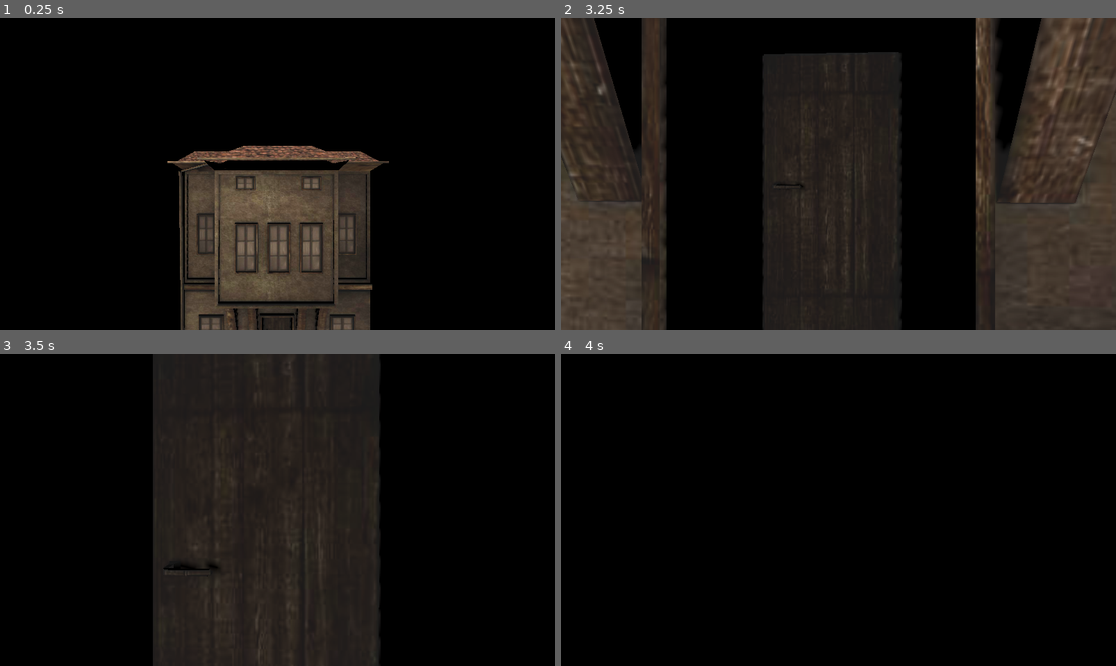
Above: before the commit, frames 1-4 (two rows, left to right).
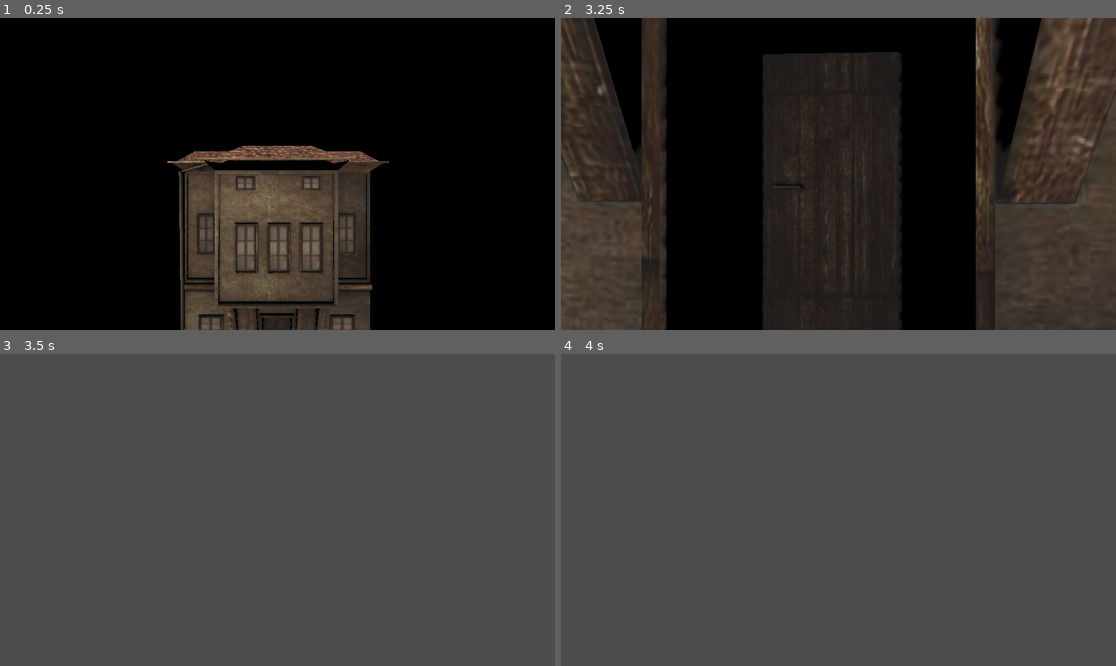
Above: after the commit, the same moments.

Repository: stoyse/Diddy-Neighborhood
Game: Godot game, scene res://world.tscn
Two runs of this game, one before a commit and one after it. Both use one fixed random seed, a clock stepped at 60 frames per second and the inputs below. The engine's default icon, where the game draws it, is replaced by a stand-in: a white triangle on a blue panel in a dark square.
Inputs (mouse positions are in pixels of both pictures, inside the frame that each line leads up to):
- Up to frame 1 (0.25 s): no input
- Up to frame 2 (3.25 s): move the mouse to (866, 174) at 0.52 s; hold W (move_forward) from 0.53 s (still down); tap Space (jump) at 0.77, 1.52, 3.02 s; move the mouse to (810, 174) at 1.27 s; move the mouse to (849, 167) at 2.02 s; move the mouse to (832, 180) at 2.77 s
- Up to frame 3 (3.5 s): keep holding W (move_forward)
- Up to frame 4 (4 s): keep holding W (move_forward); move the mouse to (877, 513) at 3.52 s; tap Space (jump) at 3.77 s

Frames 1-2 are identical in both runs. In frame 3, 100% of the frame differs, in the area x 0-100%, y 0-100%; in frame 4, 100%.

Commit message:
made it tp

Diff:
--- a/neighborhood-game/player.gd
+++ b/neighborhood-game/player.gd
@@ -42,3 +42,8 @@
 		velocity.y = jump_velocity
 
 	move_and_slide()
+
+
+func _on_area_3d_body_entered(body: Node3D) -> void:
+	if body.name == "player":
+		get_tree().change_scene_to_file("res://house.tscn")
--- a/neighborhood-game/world.tscn
+++ b/neighborhood-game/world.tscn
@@ -6,6 +6,9 @@
 
 [sub_resource type="BoxShape3D" id="BoxShape3D_gv5m4"]
 size = Vector3(30.665, 1, 32.2057)
+
+[sub_resource type="BoxShape3D" id="BoxShape3D_tlwt5"]
+size = Vector3(3.39594, 4.69922, 1)
 
 [sub_resource type="PanoramaSkyMaterial" id="PanoramaSkyMaterial_tlwt5"]
 
@@ -37,9 +40,18 @@
 [node name="City_House_2_BI" parent="." instance=ExtResource("3_tlwt5")]
 transform = Transform3D(4, 0, 0, 0, 4, 0, 0, 0, 4, 0, 0, 0)
 
+[node name="Area3D" type="Area3D" parent="City_House_2_BI"]
+transform = Transform3D(0.25, 0, 0, 0, 0.25, 0, 0, 0, 0.25, 0, 0.697095, 1.5535)
+
+[node name="CollisionShape3D" type="CollisionShape3D" parent="City_House_2_BI/Area3D"]
+transform = Transform3D(1, 0, 0, 0, 1, 0, 0, 0, 1, 0.0323792, -0.0615234, 0)
+shape = SubResource("BoxShape3D_tlwt5")
+
 [node name="DirectionalLight3D" type="DirectionalLight3D" parent="."]
 transform = Transform3D(-0.239059, 0.971005, 0, -0.971005, -0.239059, 0, 0, 0, 1, 0, 16.3069, 0)
 shadow_enabled = true
 
 [node name="WorldEnvironment" type="WorldEnvironment" parent="."]
 environment = SubResource("Environment_tlwt5")
+
+[connection signal="body_entered" from="City_House_2_BI/Area3D" to="player" method="_on_area_3d_body_entered"]
Not shown: 1 places in neighborhood-game/world.tscn that only renumber resources
